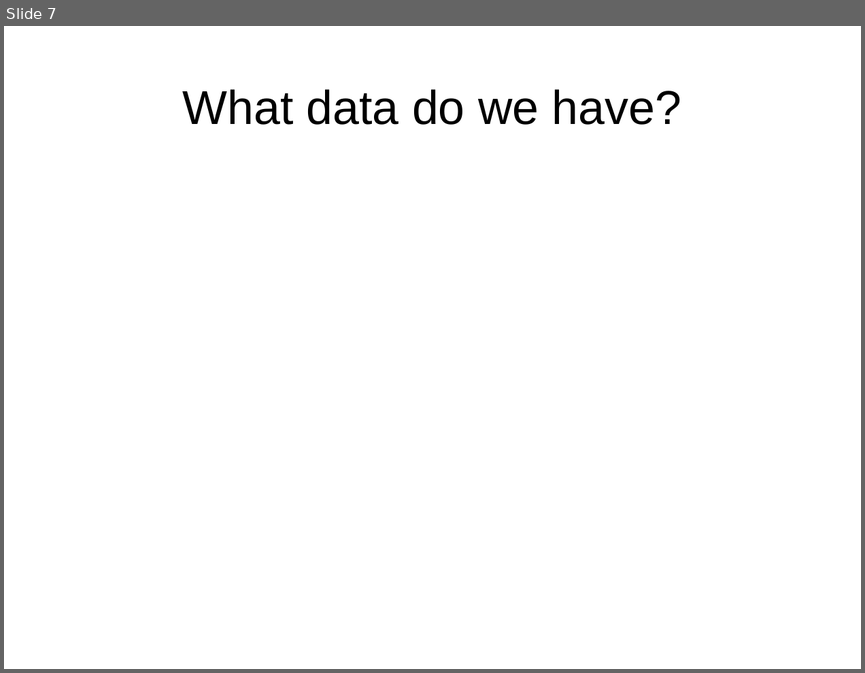
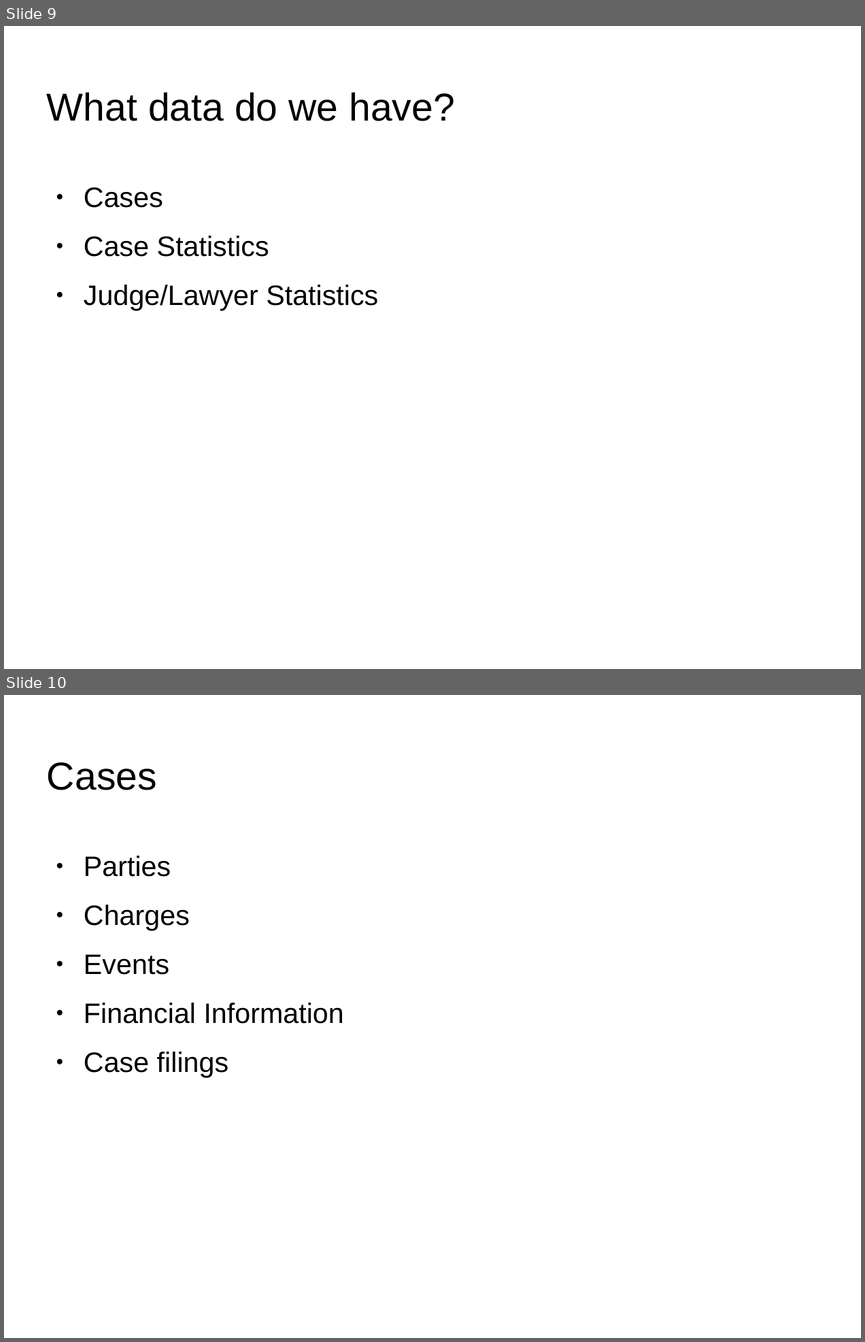
Before and after one commit to utecht/public_data, a slide deck: public_data.odp. Shown one above the other, each under a label of ours: slide 7 before the commit, slides 9 and 10 after it. The pictures are 865x673 and 865x1342 pixels, drawn with LibreOffice and Linux fonts; fonts in the diff are those of the drawing; background and template pictures are left out. Boxes give left, top, right and bottom in pixels: in the first picture for what was removed or moved away, otherwise in the second. Text is boxed around its words. In the diff, an @@ line names an element or a change of style, - is before the commit and + after.

```diff
--- a/public_data.odp
+++ b/public_data.odp
@@ slide 10 added at [4, 695, 861, 1338], background picture (left out) @@
@@ title added at [47, 762, 157, 790], 36 pt, text #000000 @@
+Cases
@@ text added at [84, 855, 344, 1077], 26 pt, text #000000 @@
+● Parties
+● Charges
+● Events
+● Financial Information
+● Case filings
@@ what was slide 7 is now slide 9 @@
@@ slide 9 changed as well @@
@@ title "What data do we have?": place and size @@
-title "What data do we have?" at [183, 89, 681, 125]
+title "What data do we have?" at [47, 92, 455, 121]
@@ title "What data do we have?" at [47, 92, 455, 121]: size 44 to 36 pt; alignment centre to left @@
@@ text added at [84, 187, 378, 310], 26 pt, text #000000 @@
+● Cases
+● Case Statistics
+● Judge/Lawyer Statistics
```
Also in this commit, not shown: 12 other slides changed, 3 other slides added, 4 slides removed.
